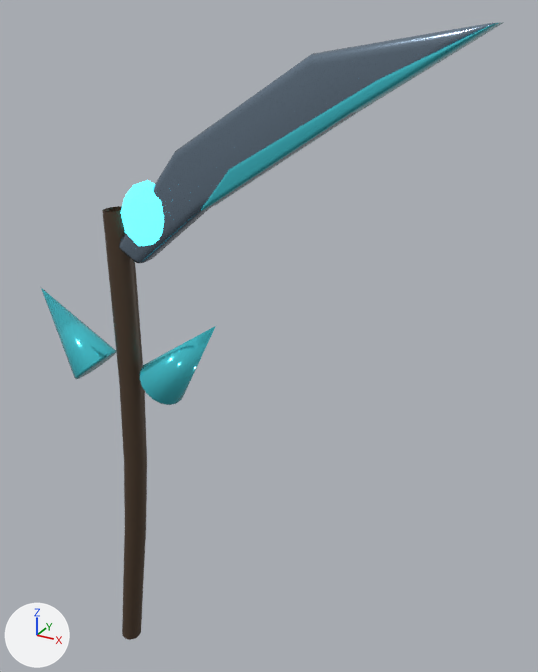
An edit to the glTF model public/models/gear/scythe_v4.glb, drawn before and after from the same camera.
Before and after are seen from a camera (50 mm lens) standing at (2.79, -3.24, 2.32) and looking at (0.84, 0.29, 0.55). Arrows for +X, +Y and +Z are at lower left; the lights stay in place. The picture after the commit comes second. Where no turn or scale is listed for an object, it has been applied to the vertices. Vertices at exactly the same position are counted once.

Names of what the first picture shows: 'SCYTHE_BLADE_PRIMARY', 'SCYTHE_EDGE_ACCENT', 'SCYTHE_EYE_EMISSIVE', 'SCYTHE_SHAFT_SECONDARY', 'SWEPT_FIN_ACCENT', 'SWEPT_FIN_ACCENT.001'.
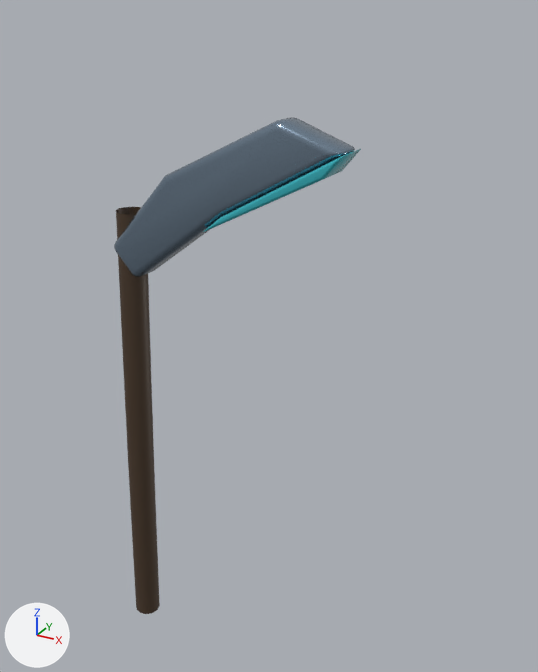
What differs and where, as boxes [x1, y1, x2, y2] in the pictures (538 x 672 px):
'SCYTHE_BLADE_PRIMARY', deleted: before [119, 23, 494, 263]
'SICKLE_SCYTHE_BLADE_PRIMARY', added: after [114, 117, 355, 277]
'SCYTHE_SHAFT_SECONDARY', deleted (brown): before [102, 206, 147, 640]
'SCYTHE_POLE_SECONDARY', added (brown): after [116, 207, 160, 614]
'SCYTHE_EDGE_ACCENT', reshaped (48% narrower, 56% shorter): before [201, 22, 504, 211]; after [203, 149, 361, 232]
'SWEPT_FIN_ACCENT.001', deleted (cyan): before [139, 326, 216, 405]
'SWEPT_FIN_ACCENT', deleted (cyan): before [41, 288, 116, 379]
'SCYTHE_EYE_EMISSIVE', deleted (cyan): before [121, 180, 164, 246]

Diff of the bpy script that builds the scene:
```diff
--- a/public/models/gear/scythe_v4.glb.py
+++ b/public/models/gear/scythe_v4.glb.py
@@ me_scythe_edge_001 @@
 # used by ob_scythe_edge_accent; location = (0.0, 0.0, 0.0)
-me_scythe_edge_001.from_pydata(...)  # 106 vertices, 208 faces; spans x 0.635..2.046, y -0.084..0.084, z 1.355..2.269
+me_scythe_edge_001.from_pydata(...)  # 96 vertices, 188 faces; spans x 0.667..1.443, y -0.115..0.115, z 1.255..1.715
+# me_scythe_edge_001 part 1: the whole mesh is rebuilt
 me_scythe_edge_001.materials.append(mat_deep_accent)
@@ me_sickle_scythe_blade @@
+me_sickle_scythe_blade.from_pydata(...)  # 172 vertices, 340 faces; spans x 0.038..1.432, y -0.1..0.1, z 0.918..1.842
+me_sickle_scythe_blade.materials.append(mat_deep_primary)  # greyish blue #8497aa
@@ me_scythe_pole @@
+me_scythe_pole.from_pydata(...)  # 84 vertices, 144 faces; spans x -0.08..0.2, y -0.09..0.09, z -1.65..1.28
+me_scythe_pole.materials.append(mat_deep_secondary)  # brown #4d3c2c
@@ ob_scythe_shaft_secondary @@
-ob_scythe_shaft_secondary = bpy.data.objects.new('SCYTHE_SHAFT_SECONDARY', me_scythe_shaft_003)
-ob_scythe_shaft_secondary.location = (0.0, 0.0, 0.0)
@@ ob_scythe_blade_primary @@
-ob_scythe_blade_primary = bpy.data.objects.new('SCYTHE_BLADE_PRIMARY', me_scythe_blade_001)
-ob_scythe_blade_primary.location = (0.0, 0.0, 0.0)
@@ ob_scythe_eye_emissive @@
-ob_scythe_eye_emissive = bpy.data.objects.new('SCYTHE_EYE_EMISSIVE', me_icosphere_065)
-ob_scythe_eye_emissive.location = (0.16, -0.04, 1.12)
@@ ob_swept_fin_accent @@
-ob_swept_fin_accent = bpy.data.objects.new('SWEPT_FIN_ACCENT', me_cone_022)
-ob_swept_fin_accent.location = (-0.46, 0.0, 0.456)
@@ ob_swept_fin_accent_001 @@
-ob_swept_fin_accent_001 = bpy.data.objects.new('SWEPT_FIN_ACCENT.001', me_cone_023)
-ob_swept_fin_accent_001.location = (0.46, 0.0, 0.456)
@@ ob_sickle_scythe_blade_primary @@
+ob_sickle_scythe_blade_primary = bpy.data.objects.new('SICKLE_SCYTHE_BLADE_PRIMARY', me_sickle_scythe_blade)
+ob_sickle_scythe_blade_primary.location = (0.0, 0.0, 0.0)
@@ ob_scythe_pole_secondary @@
+ob_scythe_pole_secondary = bpy.data.objects.new('SCYTHE_POLE_SECONDARY', me_scythe_pole)
+ob_scythe_pole_secondary.location = (0.0, 0.0, 0.0)
```
